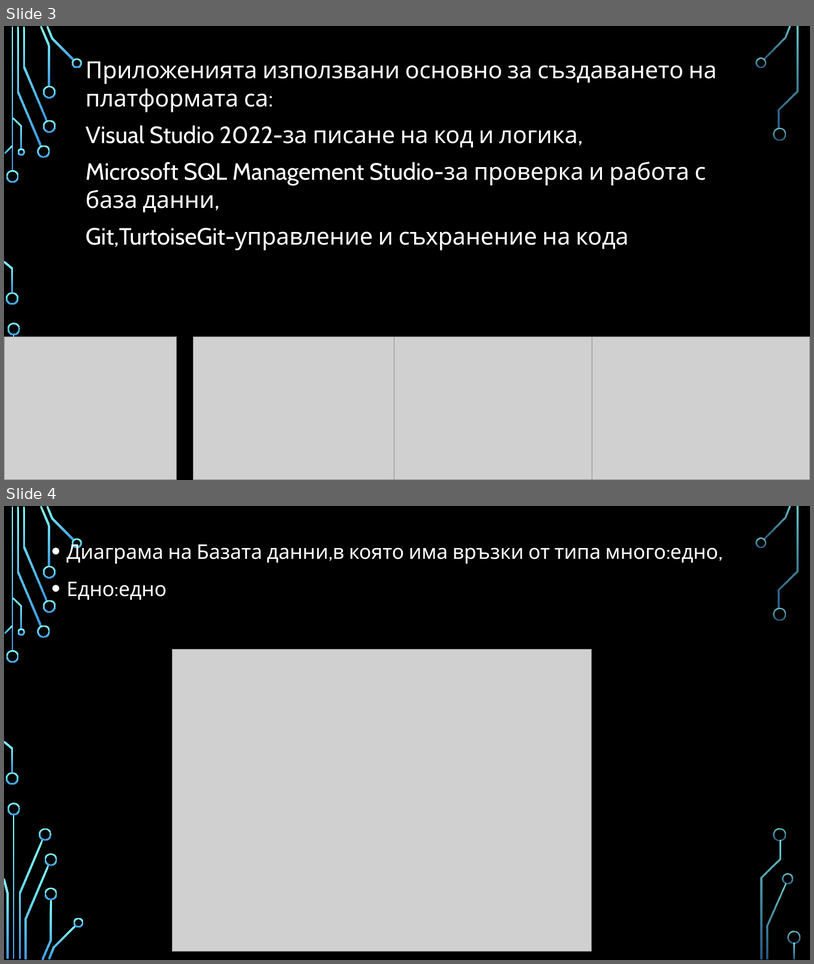
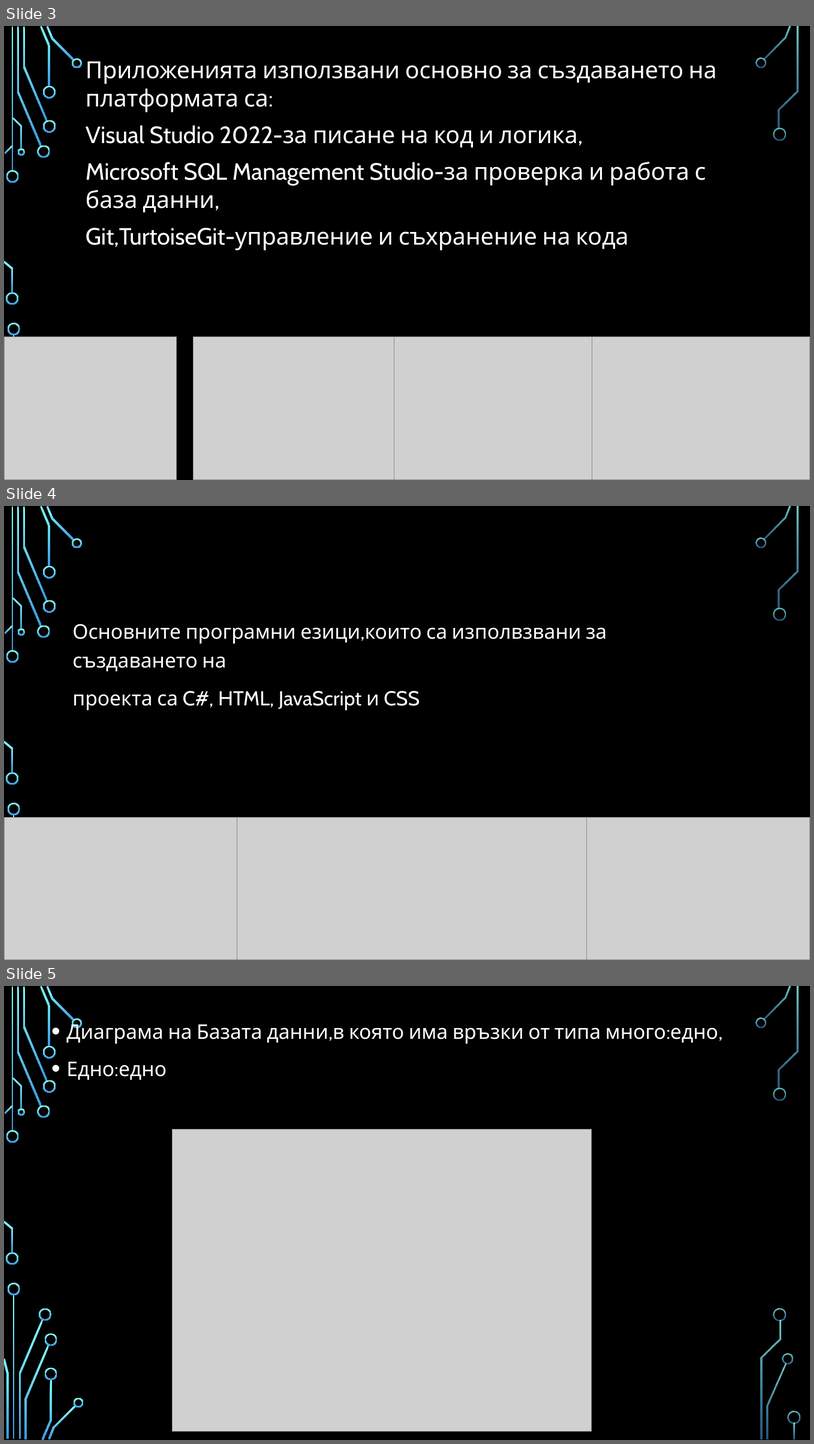
Before and after one commit to IvailoTonchev/DiplomenProekt, a slide deck: Презентация по дипломен проект.pptx. Shown one above the other, each under a label of ours: slides 3 and 4 before the commit, slides 3, 4 and 5 after it. The pictures are 814x964 and 814x1444 pixels, drawn with LibreOffice and Linux fonts; fonts in the diff are those of the drawing; grey boxes stand for pictures; background and template pictures are left out. Boxes give left, top, right and bottom in pixels: in the first picture for what was removed or moved away, otherwise in the second. Text is boxed around its words. In the diff, an @@ line names an element or a change of style, - is before the commit and + after.

```diff
--- a/Презентация по дипломен проект.pptx
+++ b/Презентация по дипломен проект.pptx
@@ slide 4 added at bbox=[4, 506, 810, 960], background picture (left out); not listed: 28 template elements that a slide beside it also shows @@
@@ text added at bbox=[72, 624, 607, 710], 24 pt, text #FFFFFF @@
+Основните програмни езици,които са изполвзвани за създаването на
+проекта са C#, HTML, JavaScript и CSS
@@ picture added at bbox=[4, 817, 237, 960] @@
@@ picture added at bbox=[237, 817, 588, 960] @@
@@ picture added at bbox=[587, 817, 810, 960] @@
@@ what was slide 4 is now slide 5 @@
```
Also in this commit, not shown: 1 slide changed.
